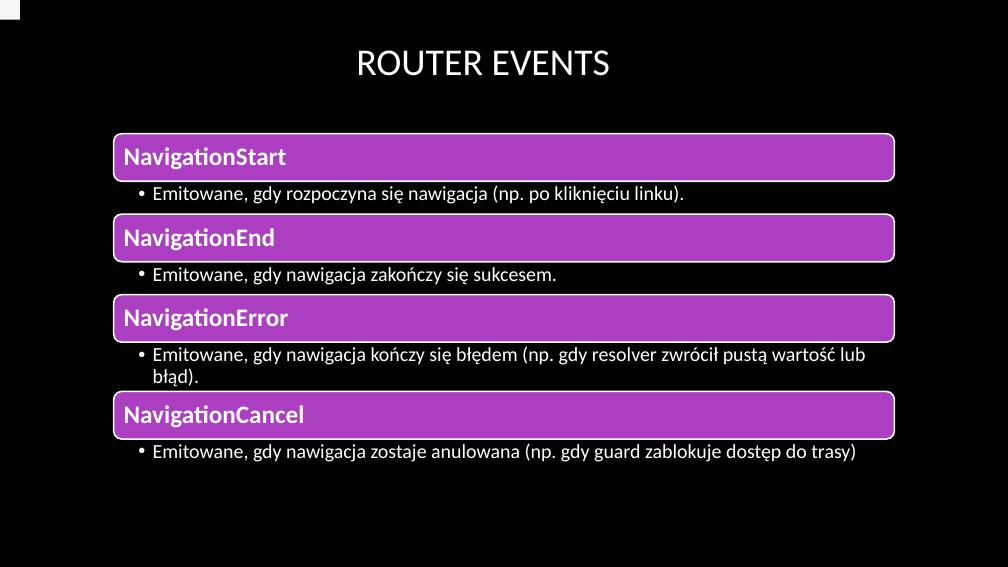
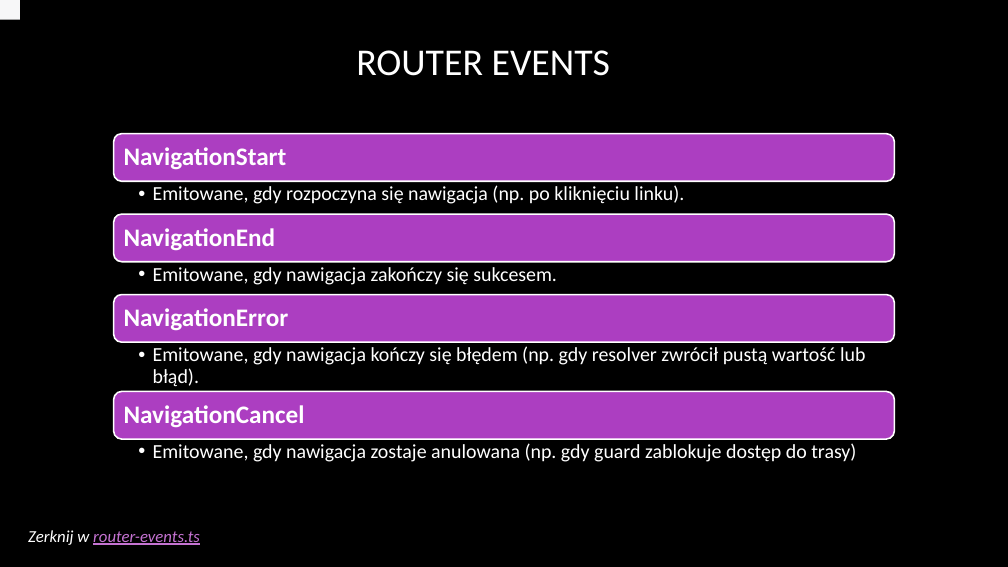
Before and after one commit to RafalSzczuka/angular-course-pfr, a slide deck: slide 59 of prezentacja/Angular beginner.pptx. Drawn at 1008x567 pixels with LibreOffice and Linux fonts; fonts in the diff are those of the drawing; background and template pictures are left out. Boxes give left, top, right and bottom in pixels: in the first picture for what was removed or moved away, otherwise in the second. Text is boxed around its words. In the diff, an @@ line names an element or a change of style, - is before the commit and + after.

```diff
--- a/prezentacja/Angular beginner.pptx
+++ b/prezentacja/Angular beginner.pptx
@@ text added at (x1=28, y1=530, x2=200, y2=545), 16 pt, text #C573D2, italic, underline @@
+Zerknij w router-events.ts
```
Also in this commit, not shown: 19 other slides changed, 2 slides added, 2 slides removed, 2 other files.
